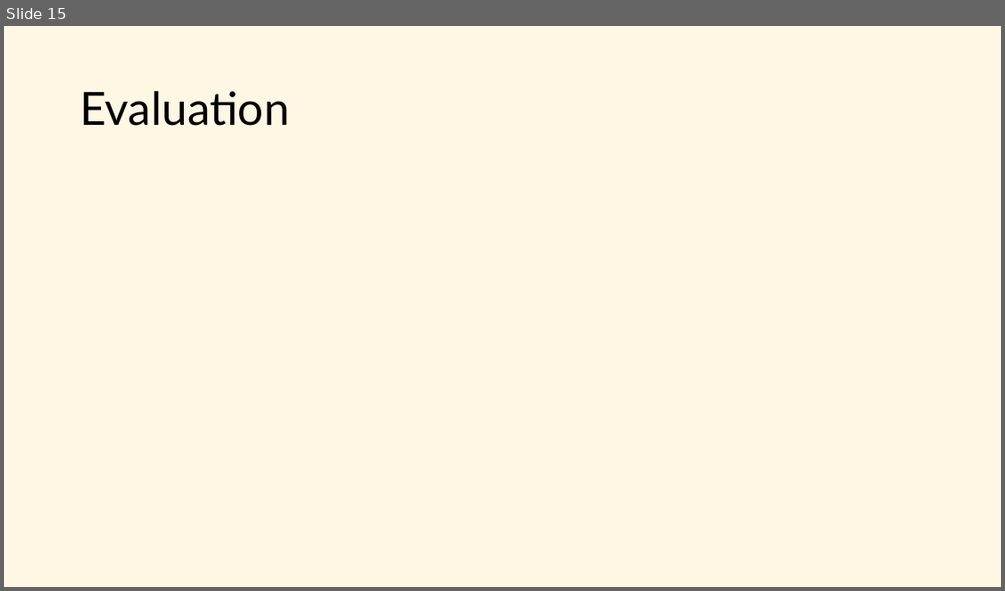
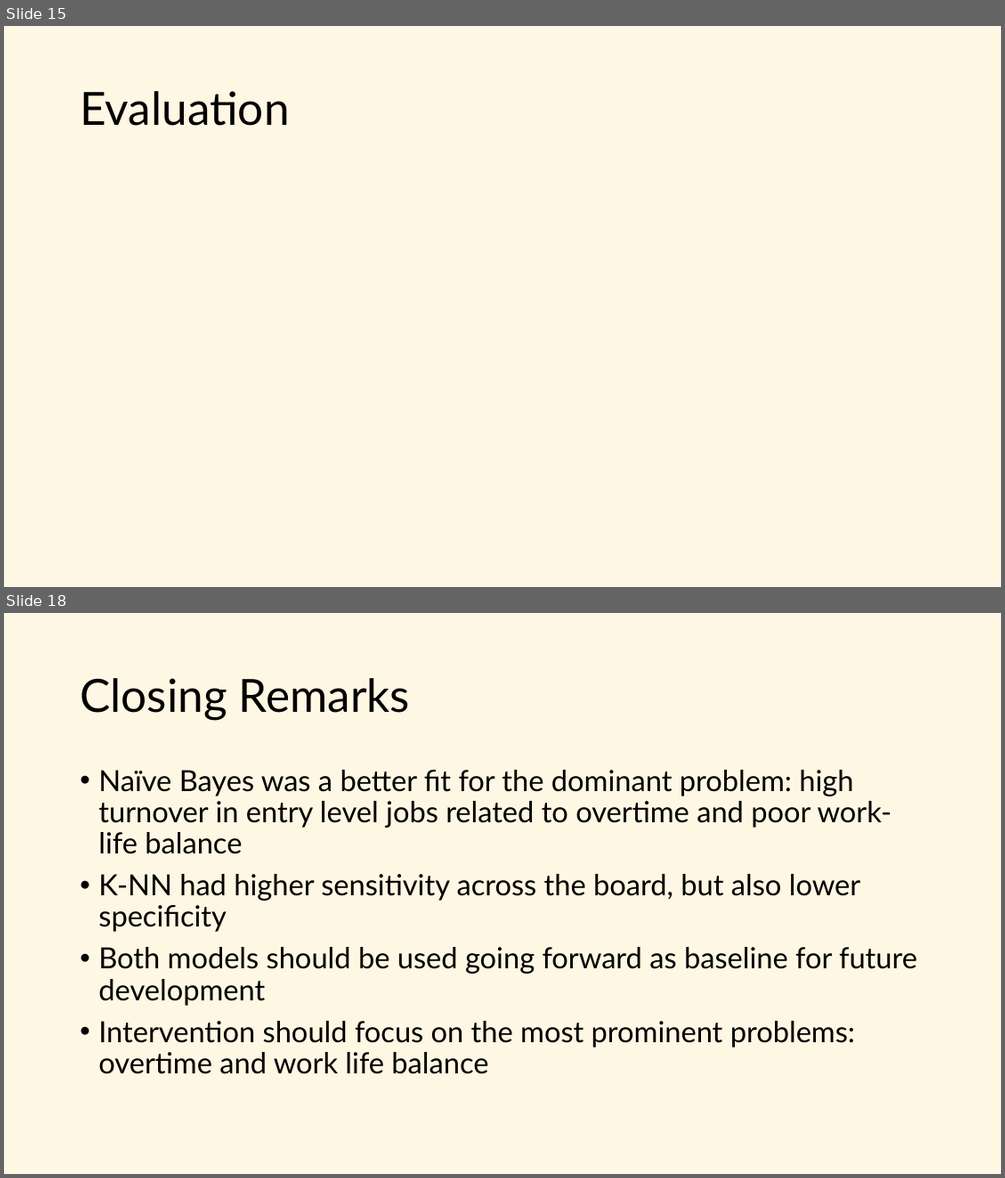
Before and after one commit to Lone-Wolfgang/CaseStudy1DDS, a slide deck: Presentation.pptx. Shown one above the other, each under a label of ours: slide 15 before the commit, slides 15 and 18 after it; the slides between them are not shown. The pictures are 1005x591 and 1005x1178 pixels, drawn with LibreOffice and Linux fonts; fonts in the diff are those of the drawing; grey boxes stand for pictures. Boxes give left, top, right and bottom in pixels: in the first picture for what was removed or moved away, otherwise in the second. Text is boxed around its words. In the diff, an @@ line names an element or a change of style, - is before the commit and + after.

```diff
--- a/Presentation.pptx
+++ b/Presentation.pptx
@@ slide 18 added at [4,613,1001,1174], background #FEF7E3 @@
@@ title added at [80,678,410,720], 44 pt, text #000000 @@
+Closing Remarks
@@ text added at [98,770,917,1074], 28 pt, text #000000 @@
+• Naïve Bayes was a better fit for the dominant problem: high turnover in entry level jobs related to overtime and poor work-life balance
+• K-NN had higher sensitivity across the board, but also lower specificity
+• Both models should be used going forward as baseline for future development
+• Intervention should focus on the most prominent problems: overtime and work life balance
```
Also in this commit, not shown: 5 slides changed, 1 other slide added, 1 slide removed, 2 other files.
